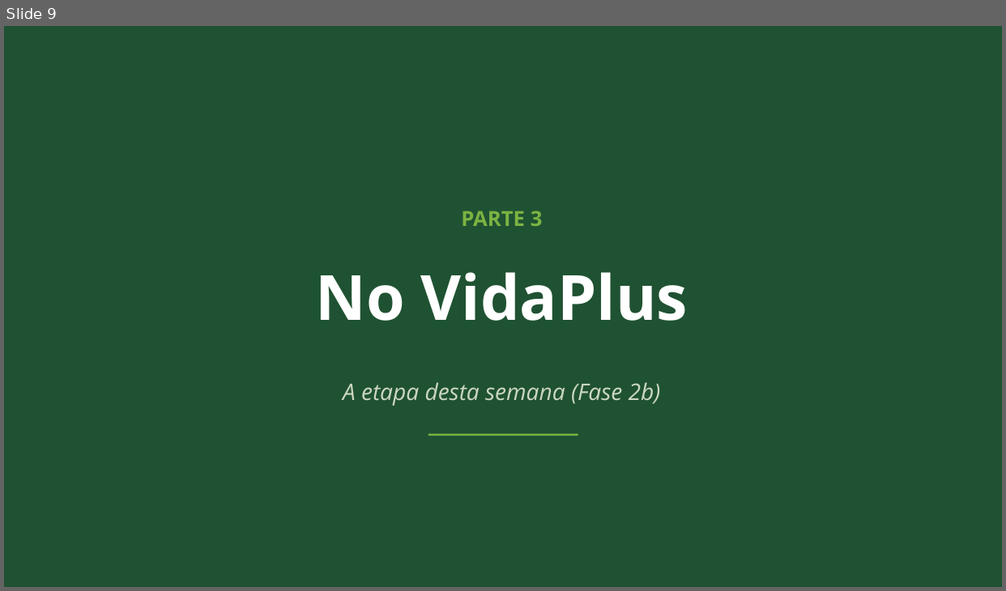
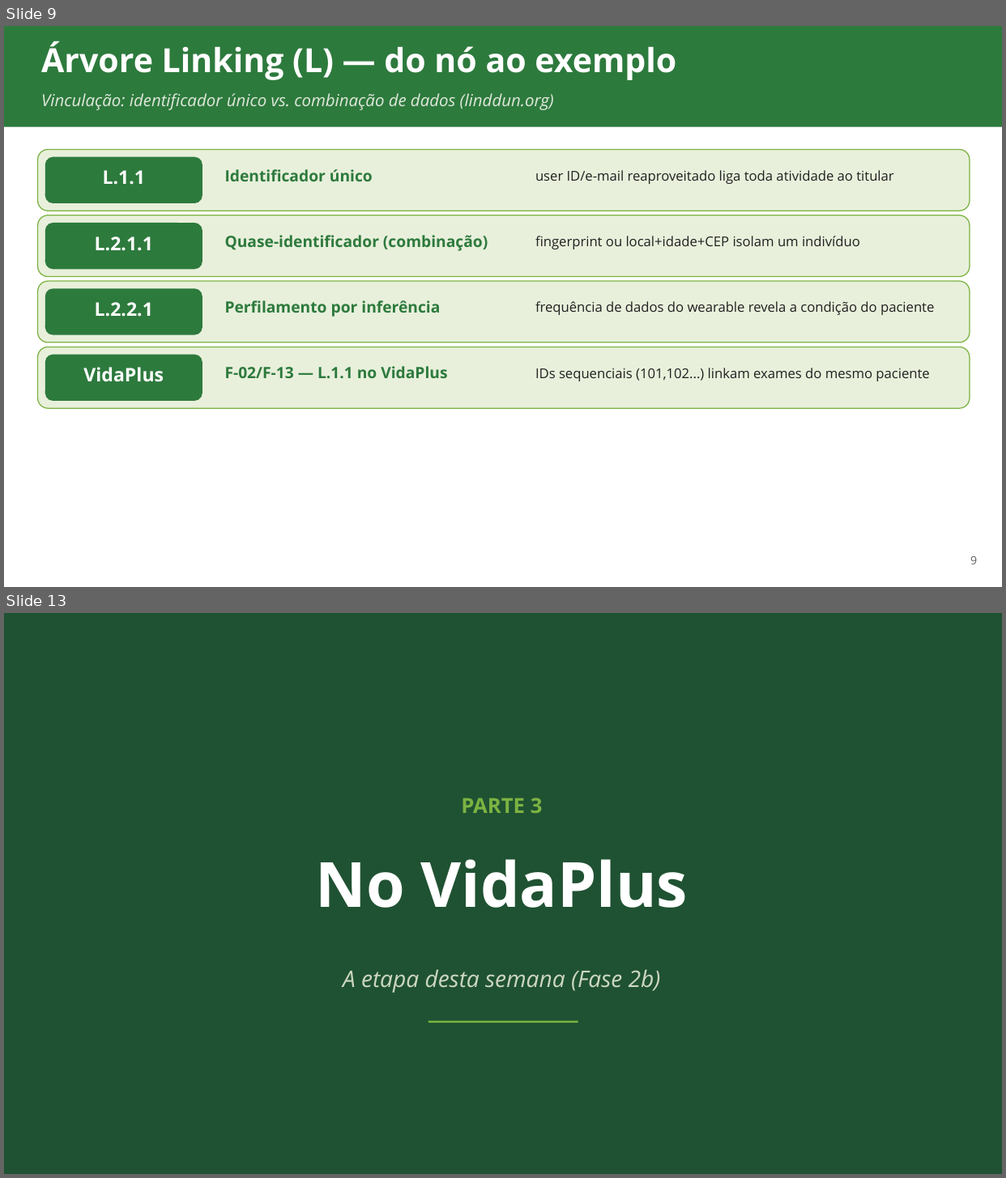
Before and after one commit to ads-sapucaia-ssc/SSC, a slide deck: aulas/aula-04-privacidade-linddun.pptx. Shown one above the other, each under a label of ours: slide 9 before the commit, slides 9 and 13 after it; the slides between them are not shown. The pictures are 1006x591 and 1006x1178 pixels, drawn with LibreOffice and Linux fonts; fonts in the diff are those of the drawing. Boxes give left, top, right and bottom in pixels: in the first picture for what was removed or moved away, otherwise in the second. Text is boxed around its words. In the diff, an @@ line names an element or a change of style, - is before the commit and + after.

Commit message:
docs(aula-04): aprofunda LINDDUN com threat trees oficiais (linddun.org)
Deck estava raso para o tempo previsto (1h teoria + 2h pratica,
docs/01 semana 4): so 4 slides tocavam LINDDUN, sem nunca explicar a
estrutura de arvore por tras dos nos ja citados em docs/03/04 (I.2.3,
L.1.1 etc). Conteudo novo extraido dos PDFs oficiais de threat trees
(linddun.org/threat-trees, 7 categorias, nivel "examples"):

- 4 slides novos: anatomia de uma arvore (categoria -> sub-ramo ->
  no-folha), catalogo com os 7 sub-ramos de 1o nivel, e duas arvores
  aprofundadas (Linking e Identifying) com exemplos oficiais + o no
  ja usado no VidaPlus (L.1.1 IDs sequenciais, I.2.3 busca de
  pacientes) - escolhidas por serem os dois nos ja adotados em
  docs/03, sem inventar novas atribuicoes.
- LINDDUN-per-element ganha a linha "Busca de pacientes" (I.2.3),
  amarrando o exemplo a nova arvore.
- corrige 2 bugs de conteudo achados na regeneracao: o slide de PbD
  mostrava so 6 dos 7 principios de Cavoukian (card fundia dois);
  o slide de categorias LINDDUN fundia Unawareness com Non-compliance
  em um card so (7 categorias -> 6 cards). Ambos migrados de grid6
  (limite de 6 cards) para lista_numerada (limite 8) para caber os
  7 itens corretos.

11 -> 15 slides. Rerenderizado via OnlyOffice/x2t e conferido
visualmente slide a slide - sem overflow de texto.

```diff
--- a/aulas/aula-04-privacidade-linddun.pptx
+++ b/aulas/aula-04-privacidade-linddun.pptx
@@ slide 9 added at <box>4,26,1002,587</box>, background #FFFFFF @@
@@ rectangle added at <box>4,26,1002,127</box>, fill #2D7A3D @@
@@ text added at <box>41,41,676,80</box>, 32 pt, text #FFFFFF, bold @@
+Árvore Linking (L) — do nó ao exemplo
@@ text added at <box>41,93,554,110</box>, 16 pt, text #E0E8DB, italic @@
+Vinculação: identificador único vs. combinação de dados (linddun.org)
@@ rounded rectangle added at <box>38,149,970,211</box>, fill #E8F0DB, outline #7CB342 1 pt @@
@@ rounded rectangle added at <box>45,157,202,203</box>, fill #2D7A3D @@
@@ text added at <box>103,170,146,185</box>, 18 pt, text #FFFFFF, bold @@
+L.1.1
@@ text added at <box>225,169,373,182</box>, 15 pt, text #2D7A3D, bold @@
+Identificador único
@@ text added at <box>535,170,893,184</box>, 13 pt, text #212121 @@
+user ID/e-mail reaproveitado liga toda atividade ao titular
@@ rounded rectangle added at <box>38,216,970,277</box>, fill #E8F0DB, outline #7CB342 1 pt @@
@@ rounded rectangle added at <box>45,223,202,269</box>, fill #2D7A3D @@
@@ text added at <box>95,237,153,251</box>, 18 pt, text #FFFFFF, bold @@
+L.2.1.1
@@ text added at <box>225,235,488,251</box>, 15 pt, text #2D7A3D, bold @@
+Quase-identificador (combinação)
@@ text added at <box>535,236,860,250</box>, 13 pt, text #212121 @@
+fingerprint ou local+idade+CEP isolam um indivíduo
@@ rounded rectangle added at <box>38,281,970,343</box>, fill #E8F0DB, outline #7CB342 1 pt @@
@@ rounded rectangle added at <box>45,288,202,335</box>, fill #2D7A3D @@
@@ text added at <box>95,302,153,317</box>, 18 pt, text #FFFFFF, bold @@
+L.2.2.1
@@ text added at <box>225,301,440,317</box>, 15 pt, text #2D7A3D, bold @@
+Perfilamento por inferência
@@ text added at <box>535,301,934,315</box>, 13 pt, text #212121 @@
+frequência de dados do wearable revela a condição do paciente
@@ rounded rectangle added at <box>38,347,970,408</box>, fill #E8F0DB, outline #7CB342 1 pt @@
@@ rounded rectangle added at <box>45,355,202,401</box>, fill #2D7A3D @@
@@ text added at <box>83,367,164,382</box>, 18 pt, text #FFFFFF, bold @@
+VidaPlus
@@ text added at <box>225,366,447,378</box>, 15 pt, text #2D7A3D, bold @@
+F-02/F-13 — L.1.1 no VidaPlus
@@ text added at <box>535,368,929,382</box>, 13 pt, text #212121 @@
+IDs sequenciais (101,102...) linkam exames do mesmo paciente
@@ text added at <box>970,557,977,565</box>, 11 pt, text #616161 @@
+9
@@ what was slide 9 is now slide 13 @@
```
Also in this commit, not shown: 5 slides changed, 4 other slides added, 1 slide removed.
